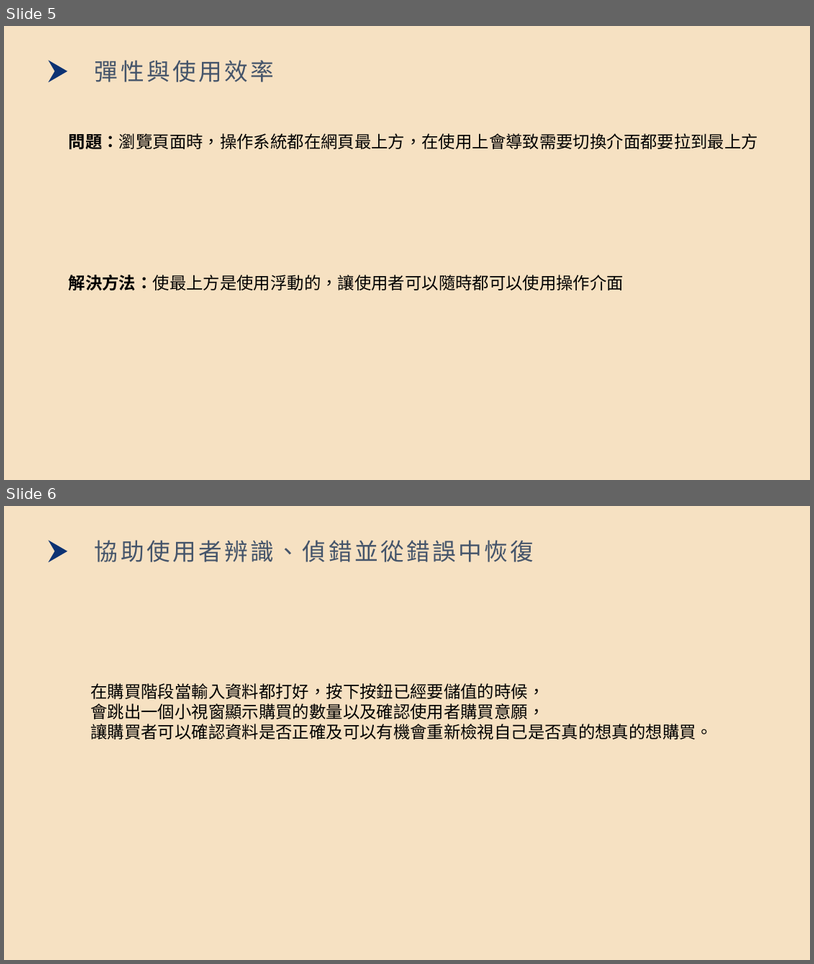
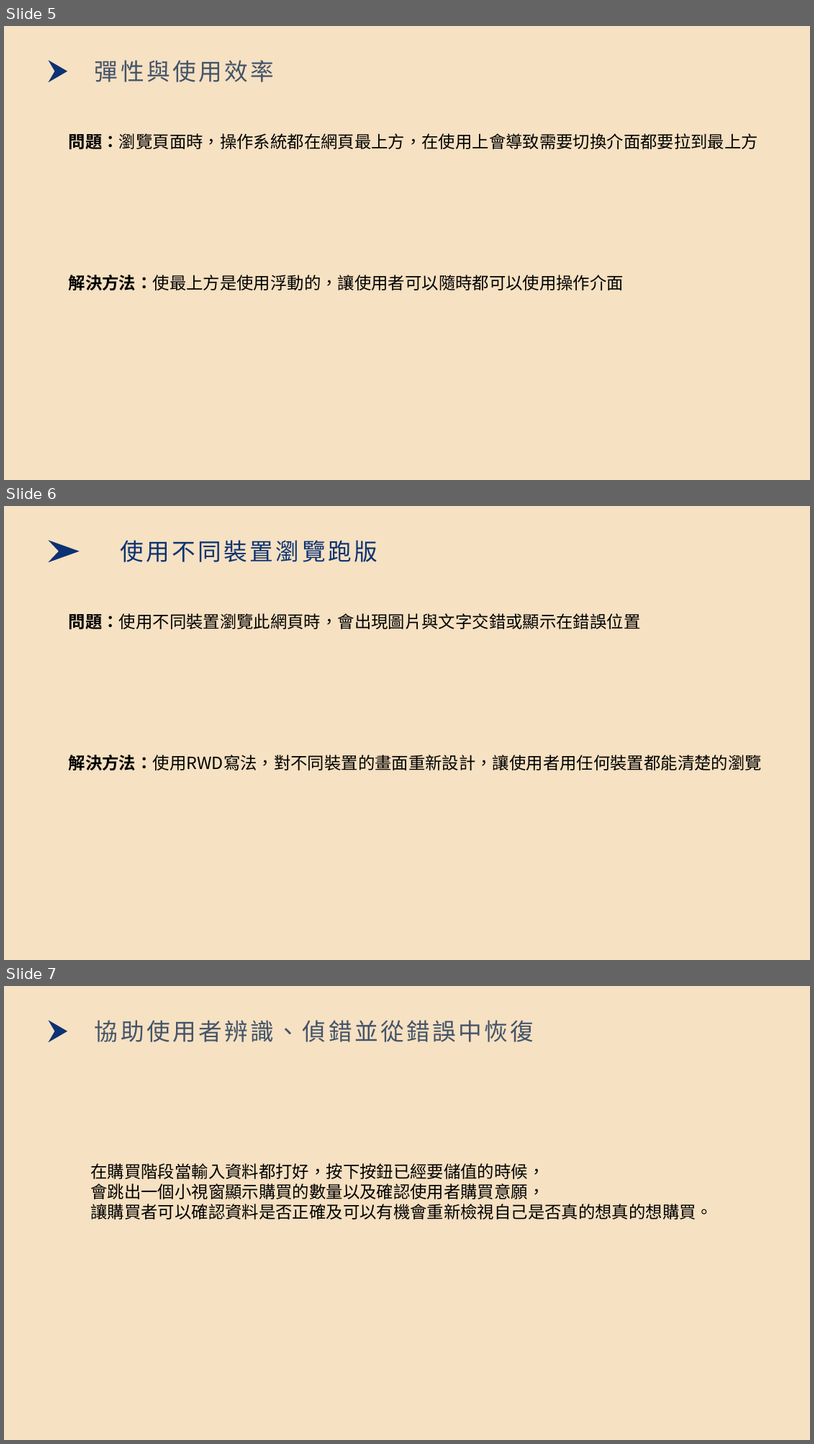
Before and after one commit to asd3013593/BugattiRWD, a slide deck: 介紹.pptx. Shown one above the other, each under a label of ours: slides 5 and 6 before the commit, slides 5, 6 and 7 after it. The pictures are 814x964 and 814x1444 pixels, drawn with LibreOffice and Linux fonts; fonts in the diff are those of the drawing; background and template pictures are left out. Boxes give left, top, right and bottom in pixels: in the first picture for what was removed or moved away, otherwise in the second. Text is boxed around its words. In the diff, an @@ line names an element or a change of style, - is before the commit and + after.

```diff
--- a/介紹.pptx
+++ b/介紹.pptx
@@ slide 6 added at (4, 506, 810, 960), background #F6E1C2 @@
@@ freeform shape added at (49, 540, 80, 562), fill #0C3273 @@
@@ text added at (120, 540, 378, 562), 28 pt, text #0C3273 @@
+使用不同裝置瀏覽跑版
@@ text added at (69, 613, 762, 770), 20 pt, text #000000 @@
+問題：使用不同裝置瀏覽此網頁時，會出現圖片與文字交錯或顯示在錯誤位置
+解決方法：使用RWD寫法，對不同裝置的畫面重新設計，讓使用者用任何裝置都能清楚的瀏覽
@@ what was slide 6 is now slide 7 @@
```
Also in this commit, not shown: 1 slide changed, 1 other file.
